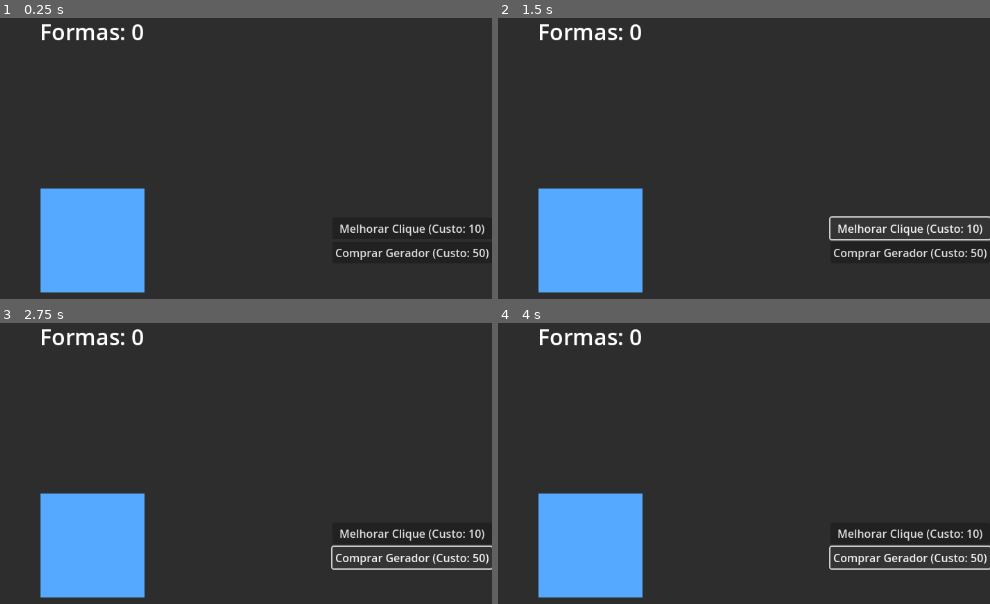
Above: before the commit, frames 1-4 (two rows, left to right).
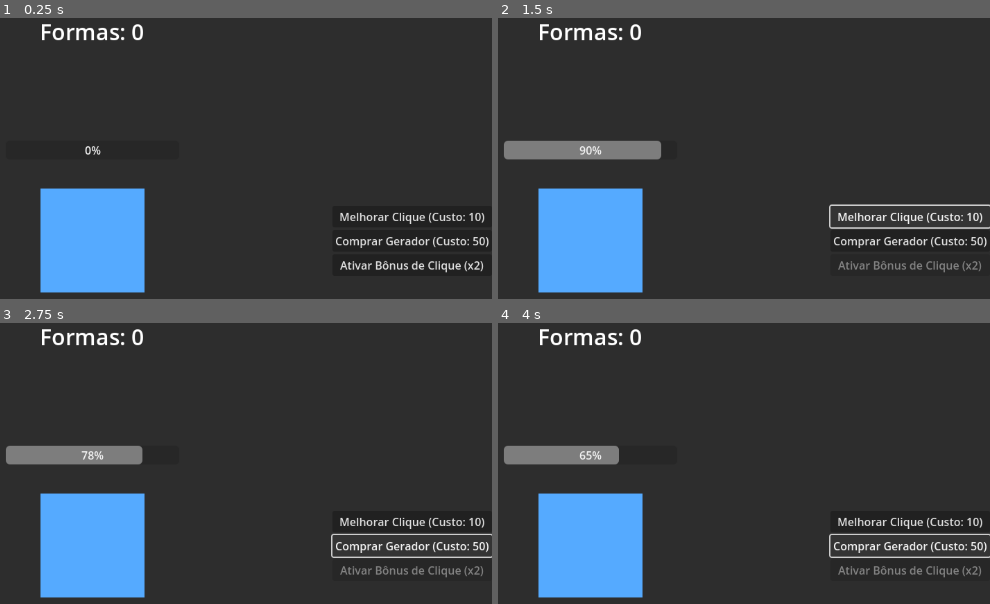
Above: after the commit, the same moments.

Repository: barrigaverd/Repositorio-do-jogo-feito-no-livro---Fabrica-de-Formas-Idle
Game: Godot game, scene res://mundo.tscn
Same seed, same stepped clock (60 frames per second), same inputs: the game is played once before the commit and once after it.
Inputs (mouse positions are in pixels of both pictures, inside the frame that each line leads up to):
- Up to frame 1 (0.25 s): no input
- Up to frame 2 (1.5 s): click (911, 265) at 0.5 s, where only the run after the commit has a clickable "Ativar Bônus de Clique (x2)"; click "Melhorar Clique (Custo: 10)" at 1.25 s
- Up to frame 3 (2.75 s): click "Comprar Gerador (Custo: 50)" at 2 s
- Up to frame 4 (4 s): click "Melhorar Clique (Custo: 10)" at 2.75 s; click "Comprar Gerador (Custo: 50)" at 3.5 s

The runs differ from the first frame. In frame 1, 2.4% of the frame differs, in the area x 17-100%, y 45-91%; in frame 2, 4.9%, in the area x 1-100%, y 43-91%; in frame 3, 4.5%; in frame 4, 4.2%.

Commit message:
Feito Capitulo 12 indo para o 13

Diff:
--- a/mundo.gd
+++ b/mundo.gd
@@ -8,10 +8,15 @@
 @onready var botao_upgrade_clique = $Interface/MenuDeUpgrades/BotaoUpgradeClique
 @onready var botao_comprar_gerador = $Interface/MenuDeUpgrades/BotaoComprarGerador
 @onready var animador_do_gerador = $GeradorPrincipal/AnimationPlayer
+@onready var botao_ativar_bonus = $Interface/MenuDeUpgrades/BotaoAtivarBonus
+@onready var barra_de_bonus = $Interface/BarraDeBonus
+@onready var timer_bonus = $TimerBonus
 
 # --- Variáveis do Jogo ---
 # Armazena a quantidade total de "formas" que o jogador possui.
 var formas_totais = 0
+
+var bonus_ativo = false
 
 # Dicionário para agrupar todas as informações do upgrade de clique.
 var upgrade_clique = {
@@ -37,13 +42,15 @@
 
 func _on_gerador_principal_gui_input(evento):
 	if evento is InputEventMouseButton and evento.button_index == MOUSE_BUTTON_LEFT and evento.is_pressed():
-		# Dispara a animação!
 		animador_do_gerador.play("clique")
 
-		# O resto da lógica continua igual.
-		formas_totais = formas_totais + upgrade_clique.nivel
+		var formas_ganhas_neste_clique = upgrade_clique.nivel
+		# Se o bônus estiver ativo, dobramos o ganho!
+		if bonus_ativo:
+			formas_ganhas_neste_clique *= 2 # Atalho para: formas_ganhas_neste_clique * 2
+
+		formas_totais = formas_totais + formas_ganhas_neste_clique
 		atualizar_interface()
-
 
 # Uma função nossa, criada para manter a interface do usuário atualizada.
 func atualizar_interface():
@@ -74,8 +81,15 @@
 	# O resto da lógica permanece o mesmo.
 	var formas_geradas_neste_quadro = producao_total_por_segundo * delta
 	formas_totais = formas_totais + formas_geradas_neste_quadro
+
+		# Atualiza a barra de progresso se o bônus estiver ativo.
+	if bonus_ativo:
+		# Define o valor máximo da barra como o tempo total do timer.
+		barra_de_bonus.max_value = timer_bonus.wait_time
+		# Define o valor atual da barra como o tempo restante.
+		barra_de_bonus.value = timer_bonus.time_left
+
 	atualizar_interface()
-
 
 func _on_botao_comprar_gerador_pressed():
 	if formas_totais >= gerador_tipo_1.custo_atual:
@@ -150,3 +164,27 @@
 func _notification(what):
 	if what == NOTIFICATION_WM_CLOSE_REQUEST:
 		salvar_jogo()
+
+
+func _on_botao_ativar_bonus_pressed() -> void:
+		# Só ativa o bônus se ele não estiver ativo no momento.
+	if not bonus_ativo:
+		bonus_ativo = true
+
+		# Inicia o cronômetro.
+		timer_bonus.start()
+
+		# Desativa o botão para que não possa ser clicado novamente.
+		botao_ativar_bonus.disabled = true
+
+		# Esconde a barra de progresso (vamos mostrá-la no _process).
+		barra_de_bonus.visible = true
+
+func _on_timer_bonus_timeout() -> void:
+	bonus_ativo = false
+
+	# Reativa o botão para que possa ser usado de novo.
+	botao_ativar_bonus.disabled = false
+
+	# Esconde a barra de progresso.
+	barra_de_bonus.visible = false
--- a/mundo.tscn
+++ b/mundo.tscn
@@ -86,6 +86,18 @@
 layout_mode = 2
 text = "Comprar Gerador (Custo: 50)"
 
+[node name="BotaoAtivarBonus" type="Button" parent="Interface/MenuDeUpgrades"]
+custom_minimum_size = Vector2(200, 0)
+layout_mode = 2
+text = "Ativar Bônus de Clique (x2)"
+
+[node name="BarraDeBonus" type="ProgressBar" parent="Interface"]
+layout_mode = 0
+offset_left = 451.0
+offset_top = 180.0
+offset_right = 701.0
+offset_bottom = 207.0
+
 [node name="GeradorPrincipal" type="ColorRect" parent="."]
 offset_left = 501.0
 offset_top = 249.0
@@ -98,6 +110,12 @@
 &"": SubResource("AnimationLibrary_fw4w5")
 }
 
+[node name="TimerBonus" type="Timer" parent="."]
+wait_time = 10.0
+one_shot = true
+
 [connection signal="pressed" from="Interface/MenuDeUpgrades/BotaoUpgradeClique" to="." method="_on_botao_upgrade_clique_pressed"]
 [connection signal="pressed" from="Interface/MenuDeUpgrades/BotaoComprarGerador" to="." method="_on_botao_comprar_gerador_pressed"]
+[connection signal="pressed" from="Interface/MenuDeUpgrades/BotaoAtivarBonus" to="." method="_on_botao_ativar_bonus_pressed"]
 [connection signal="gui_input" from="GeradorPrincipal" to="." method="_on_gerador_principal_gui_input"]
+[connection signal="timeout" from="TimerBonus" to="." method="_on_timer_bonus_timeout"]
